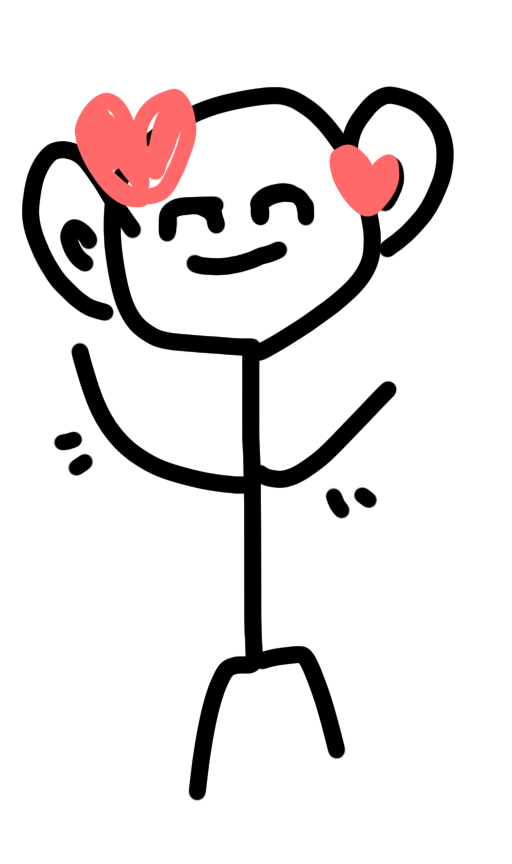
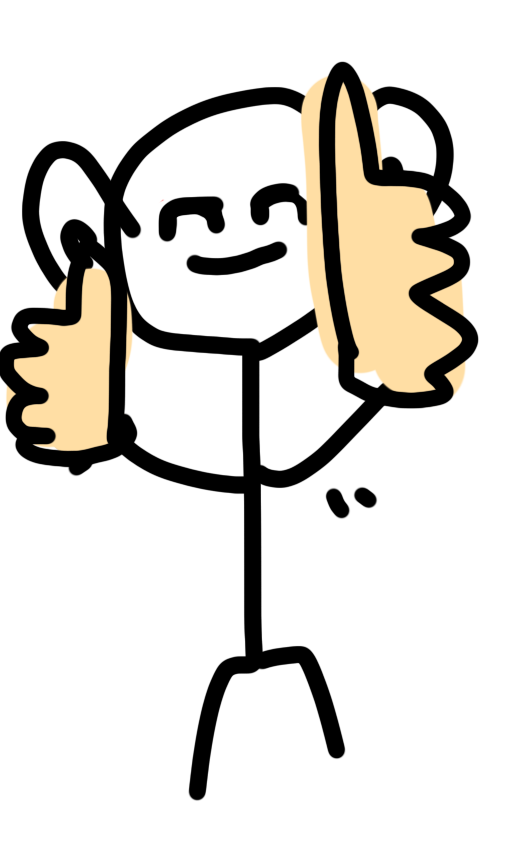
The second w=512, h=864 image is a revision of the first. Changes to its layers:
added layer "Layer 4" above "Layer 6" over [0, 61, 479, 468]
added layer "Layer 6" above "Layer 5" over [0, 61, 479, 468]
added layer "Layer 5" above "Layer 3" over [5, 72, 467, 464]
painted on "Layer 3" over [74, 88, 400, 215]
